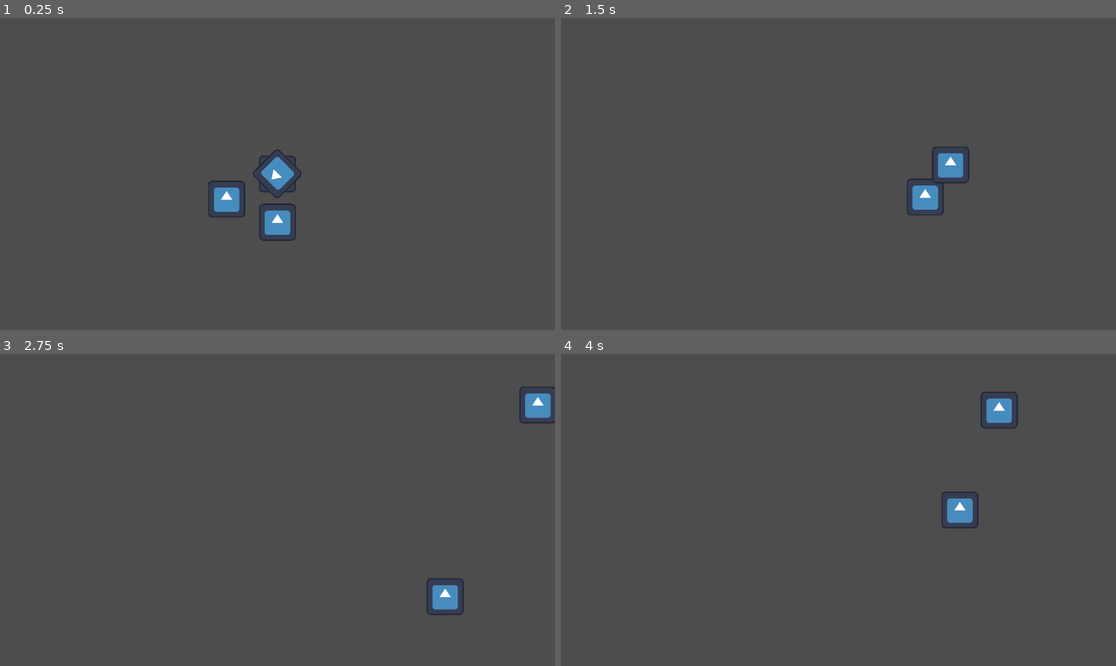
Above: before the commit, frames 1-4 (two rows, left to right).
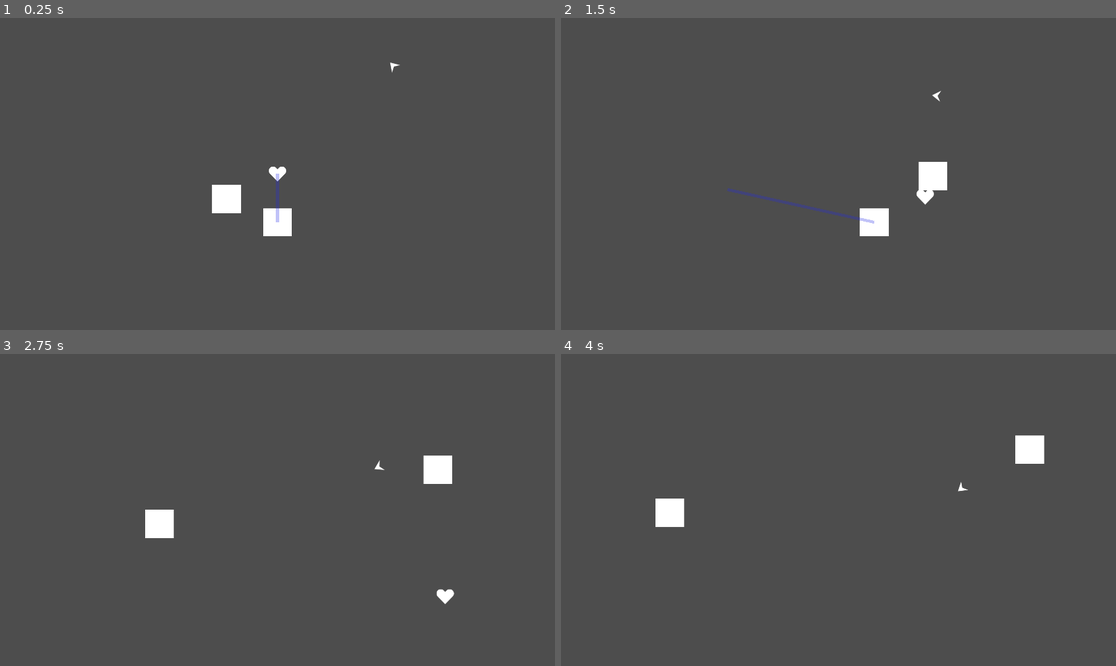
Above: after the commit, the same moments.

Repository: VeryKoolGames/upsi_jam_2025
Game: Godot game, scene res://Scenes/main.tscn
Two runs of this game, one before a commit and one after it. Both use one fixed random seed, a clock stepped at 60 frames per second and the inputs below. The engine's default icon, where the game draws it, is replaced by a stand-in: a white triangle on a blue panel in a dark square.
Inputs (mouse positions are in pixels of both pictures, inside the frame that each line leads up to):
- Up to frame 1 (0.25 s): no input
- Up to frame 2 (1.5 s): move the mouse to (960, 158) at 0.52 s; hold D (move_right) 0.53-1.28 s; click (960, 158) at 0.67 s; move the mouse to (727, 189) at 1.27 s; hold S (move_down) from 1.28 s (still down); click (727, 189) at 1.42 s
- Up to frame 3 (2.75 s): move the mouse to (333, 441) at 2.02 s; release S (move_down) at 2.03 s; hold D (move_right) from 2.03 s (still down); click (333, 441) at 2.17 s
- Up to frame 4 (4 s): move the mouse to (810, 572) at 2.77 s; release D (move_right) at 2.78 s; hold W (move_up) 2.78-3.53 s; click (810, 572) at 2.92 s; move the mouse to (1005, 556) at 3.52 s; hold A (move_left) from 3.53 s (still down); click (1005, 556) at 3.67 s

The runs differ from the first frame. In frame 1, 1.7% of the frame differs, in the area x 37-73%, y 14-72%; in frame 2, 1.9%; in frame 3, 1.9%; in frame 4, 1.9%, in the area x 17-88%, y 12-56%.

Commit message:
Shooting

Diff:
--- a/Player.tscn
+++ b/Player.tscn
@@ -1,14 +1,18 @@
-[gd_scene load_steps=9 format=3 uid="uid://otlm4qvh6cx"]
+[gd_scene load_steps=11 format=3 uid="uid://otlm4qvh6cx"]
 
 [ext_resource type="Script" uid="uid://cd4rt1lm4asto" path="res://Scripts/player_movement.gd" id="1_2ibxi"]
-[ext_resource type="Texture2D" uid="uid://peyfspvt3nvc" path="res://Sprites/icon.svg" id="2_o2i67"]
+[ext_resource type="Texture2D" uid="uid://4lc7xuy3cfr5" path="res://Sprites/Coeur.svg" id="2_tdg3f"]
 [ext_resource type="PackedScene" uid="uid://dqsvnfjk7e8rf" path="res://shape.tscn" id="3_2feor"]
 [ext_resource type="Script" uid="uid://bmmu75tdlondq" path="res://Scripts/shape_manager.gd" id="4_xxkd1"]
 [ext_resource type="Script" uid="uid://i0w0tr8g0c2j" path="res://enemy_spawner.gd" id="5_tdg3f"]
 [ext_resource type="PackedScene" uid="uid://n8nx7vjj0lqy" path="res://Scenes/enemy.tscn" id="6_dtqjt"]
+[ext_resource type="Texture2D" uid="uid://cgkbts6k4taid" path="res://Sprites/LineGradient.svg" id="7_dtqjt"]
 
 [sub_resource type="CircleShape2D" id="CircleShape2D_o2i67"]
-radius = 63.0714
+radius = 34.0
+
+[sub_resource type="CircleShape2D" id="CircleShape2D_tdg3f"]
+radius = 80.0562
 
 [sub_resource type="WorldBoundaryShape2D" id="WorldBoundaryShape2D_e80uo"]
 normal = Vector2(-0.0120336, 0.999928)
@@ -21,7 +25,7 @@
 script = ExtResource("1_2ibxi")
 
 [node name="Sprite2D" type="Sprite2D" parent="CharacterBody2D"]
-texture = ExtResource("2_o2i67")
+texture = ExtResource("2_tdg3f")
 
 [node name="CollisionShape2D" type="CollisionShape2D" parent="CharacterBody2D"]
 shape = SubResource("CircleShape2D_o2i67")
@@ -32,9 +36,15 @@
 [node name="Shape2" parent="CharacterBody2D" instance=ExtResource("3_2feor")]
 position = Vector2(-176, 87)
 
-[node name="ShapeManager" type="Node2D" parent="."]
+[node name="Area2D" type="Area2D" parent="CharacterBody2D"]
+
+[node name="CollisionShape2D" type="CollisionShape2D" parent="CharacterBody2D/Area2D"]
+shape = SubResource("CircleShape2D_tdg3f")
+
+[node name="ShapeManager" type="Node2D" parent="CharacterBody2D" node_paths=PackedStringArray("aim_line")]
 unique_name_in_owner = true
 script = ExtResource("4_xxkd1")
+aim_line = NodePath("../../Line2D")
 
 [node name="Walls" type="Node2D" parent="."]
 
@@ -75,6 +85,11 @@
 shape = SubResource("WorldBoundaryShape2D_e80uo")
 
 [node name="EnemySpawner" type="Node2D" parent="."]
-position = Vector2(-2, -2)
+position = Vector2(418, -392)
 script = ExtResource("5_tdg3f")
 enemy_scene = ExtResource("6_dtqjt")
+
+[node name="Line2D" type="Line2D" parent="."]
+texture = ExtResource("7_dtqjt")
+
+[connection signal="area_entered" from="CharacterBody2D/Area2D" to="CharacterBody2D" method="_on_area_2d_area_entered"]
--- a/Scenes/enemy.tscn
+++ b/Scenes/enemy.tscn
@@ -1,10 +1,10 @@
 [gd_scene load_steps=4 format=3 uid="uid://n8nx7vjj0lqy"]
 
 [ext_resource type="Script" uid="uid://1kn3uvwyb0py" path="res://Scenes/enemy.gd" id="1_1f0kj"]
-[ext_resource type="Texture2D" uid="uid://peyfspvt3nvc" path="res://Sprites/icon.svg" id="1_hghv2"]
+[ext_resource type="Texture2D" uid="uid://c720fdlu5qorm" path="res://Sprites/Ennemy.svg" id="2_1f0kj"]
 
 [sub_resource type="CircleShape2D" id="CircleShape2D_1f0kj"]
-radius = 69.0072
+radius = 23.0
 
 [node name="Enemy" type="Node2D"]
 script = ExtResource("1_1f0kj")
@@ -15,4 +15,4 @@
 shape = SubResource("CircleShape2D_1f0kj")
 
 [node name="Sprite2D" type="Sprite2D" parent="."]
-texture = ExtResource("1_hghv2")
+texture = ExtResource("2_1f0kj")
--- a/Scripts/Autoloads/Events.gd
+++ b/Scripts/Autoloads/Events.gd
@@ -1,3 +1,3 @@
 extends Node
 
-signal exampleSignal(param)
+signal player_scored(score_to_add: int)
--- a/Scripts/player_movement.gd
+++ b/Scripts/player_movement.gd
@@ -12,3 +12,16 @@
 	velocity = direction * speed
 	rotate(rotation_input * rotation_speed * delta)
 	move_and_slide()
+
+
+func _on_area_2d_area_entered(area: Area2D) -> void:
+	if area.get_parent().is_in_group("shapes") and area.get_parent().can_be_picked_up:
+		print("Catching ")
+		var shape: GameShape = area.get_parent()
+		shape.is_shot = false
+		shape.can_be_picked_up = false
+		shape.reparent(self)
+		get_node("%ShapeManager").add_shape(shape)
+	elif area.get_parent().is_in_group("enemy"):
+		print("You died")
+		queue_free()
--- a/Scripts/shape_manager.gd
+++ b/Scripts/shape_manager.gd
@@ -3,6 +3,7 @@
 var shapes: Array[Node]
 var closest_shape: GameShape
 var should_launch: bool = true
+@export var aim_line: Line2D
 
 #func _ready() -> void:
 	#shapes = get_tree().get_nodes_in_group("shapes")
@@ -12,11 +13,13 @@
 		if event.is_pressed():
 			return
 		if closest_shape:
+			print(closest_shape)
 			should_launch = false
 			_launch_shape_towards_mouse()
 
 func _process(delta: float) -> void:
 	closest_shape = _get_closest_node_to_mouse()
+	_draw_aim_line()
 
 func _get_closest_node_to_mouse() -> GameShape:
 	if (!shapes.size() || !should_launch):
@@ -34,14 +37,17 @@
 			nearest_shape = obj
 	return nearest_shape
 
-#func _remove_shape_from_list(shape_to_remove):
-	#for shape in shapes:
-		#if shape == shape_to_remove:
+func remove_shape(shape):
+	if shapes.has(shape):
+		shapes.erase(shape)
 
+func add_shape(shape):
+	if not shapes.has(shape):
+		shapes.append(shape)
 
 func _launch_shape_towards_mouse() -> void:
-	print("Launching closest shape " + closest_shape.name)
 	closest_shape.is_shot = true
+	print("Launchig shape")
 	closest_shape.collision_layer = 2
 	closest_shape.collision_mask = 2
 	var original_global_pos = closest_shape.global_position
@@ -53,9 +59,15 @@
 	var mouse_pos = get_global_mouse_position()
 	var velocity_vector = mouse_pos - closest_shape.global_position
 	velocity_vector = velocity_vector * 1.2
+	print(velocity_vector)
 	closest_shape.new_velocity = velocity_vector
-	#closest_shape.apply_impulse(velocity_vector)
 	should_launch = true
-	print("Launched closest shape " + closest_shape.name)
+	closest_shape = null
 
-	closest_shape = null
+func _draw_aim_line():
+	if closest_shape:
+		aim_line.clear_points()
+		aim_line.add_point(closest_shape.global_position, 0)
+		aim_line.add_point(get_global_mouse_position(), 1)
+	else:
+		aim_line.clear_points()
--- /dev/null
+++ b/aim_line.gd
@@ -0,0 +1,11 @@
+extends Line2D
+
+
+# Called when the node enters the scene tree for the first time.
+func _ready() -> void:
+	pass # Replace with function body.
+
+
+# Called every frame. 'delta' is the elapsed time since the previous frame.
+func _process(delta: float) -> void:
+	pass
--- a/shape.gd
+++ b/shape.gd
@@ -2,26 +2,34 @@
 class_name GameShape
 
 var is_shot: bool
+var can_be_picked_up: bool
 var new_velocity
+var score_to_be_added: int = 10
 
 func _ready() -> void:
+	add_to_group("shapes")
 	get_node("%ShapeManager").shapes.append(self)
 
+
 func _on_area_2d_area_entered(area: Area2D) -> void:
-	print(area.name)
 	if area.get_parent().is_in_group("enemy") and !is_shot:
-		get_node("%ShapeManager").shapes.erase(self)
-		print(get_node("%ShapeManager").shapes)
+		get_node("%ShapeManager").remove_shape(self)
 		area.get_parent().queue_free()
 		queue_free()
 	elif area.get_parent().is_in_group("enemy"):
+		score_to_be_added *= 2
 		area.get_parent().queue_free()
+		Events.emit_signal("player_scored", score_to_be_added)
 
 func _physics_process(delta: float) -> void:
 	if is_shot:
+		new_velocity *= 0.99
 		var collision_info = move_and_collide(new_velocity * delta)
 		if collision_info:
-			print(collision_info)
 			new_velocity = new_velocity.bounce(collision_info.get_normal())
 			new_velocity.x *= 0.8
 			new_velocity.y *= 0.8
+		if new_velocity.x <= 5 and new_velocity.y <= 5:
+			await get_tree().create_timer(2.0).timeout
+			can_be_picked_up = true
+			is_shot = false
--- a/shape.tscn
+++ b/shape.tscn
@@ -1,20 +1,22 @@
 [gd_scene load_steps=5 format=3 uid="uid://dqsvnfjk7e8rf"]
 
-[ext_resource type="Texture2D" uid="uid://peyfspvt3nvc" path="res://Sprites/icon.svg" id="1_3tjat"]
 [ext_resource type="Script" uid="uid://cdsvvbrrgasar" path="res://shape.gd" id="1_t2h0s"]
+[ext_resource type="Texture2D" uid="uid://dudo877wy0wgq" path="res://Sprites/Carré.svg" id="2_t2h0s"]
 
 [sub_resource type="CircleShape2D" id="CircleShape2D_77gc5"]
-radius = 58.0
+radius = 60.0333
 
 [sub_resource type="CircleShape2D" id="CircleShape2D_t2h0s"]
 radius = 82.3893
 
 [node name="Shape" type="RigidBody2D"]
+collision_layer = 2
+collision_mask = 2
 gravity_scale = 0.0
 script = ExtResource("1_t2h0s")
 
 [node name="Sprite2D" type="Sprite2D" parent="."]
-texture = ExtResource("1_3tjat")
+texture = ExtResource("2_t2h0s")
 
 [node name="CollisionShape2D" type="CollisionShape2D" parent="."]
 shape = SubResource("CircleShape2D_77gc5")
@@ -24,4 +26,7 @@
 [node name="CollisionShape2D" type="CollisionShape2D" parent="Area2D"]
 shape = SubResource("CircleShape2D_t2h0s")
 
+[node name="PickupTimer" type="Timer" parent="."]
+unique_name_in_owner = true
+
 [connection signal="area_entered" from="Area2D" to="." method="_on_area_2d_area_entered"]
Not shown, added: aim_line.gd.uid
